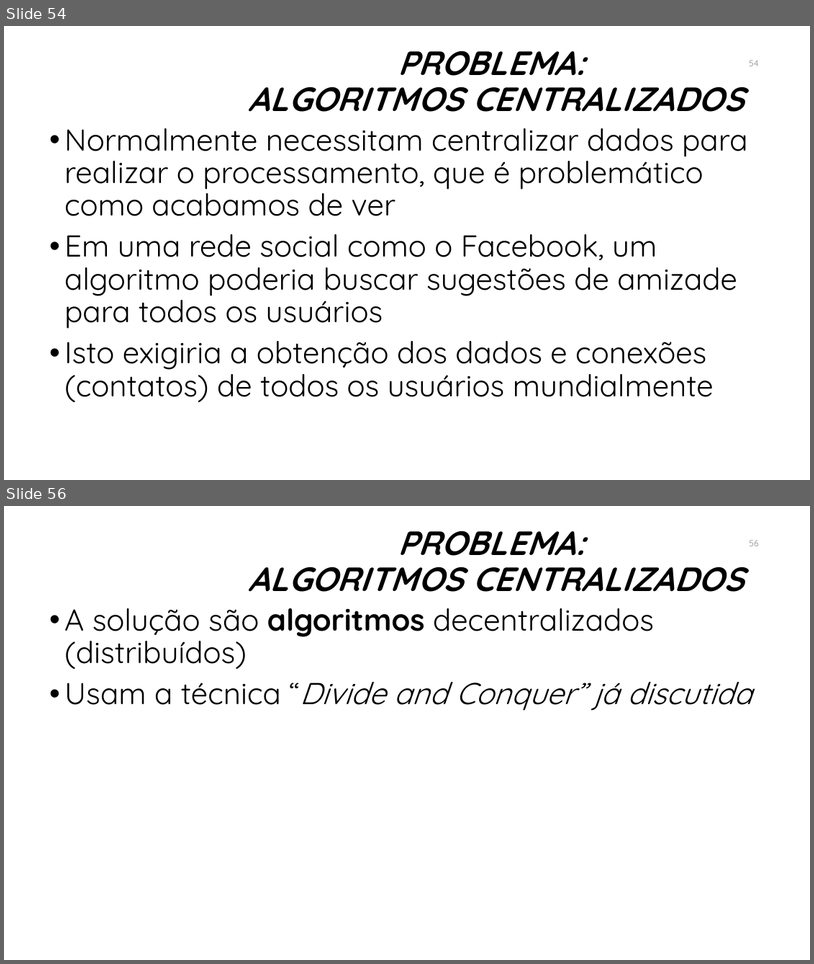
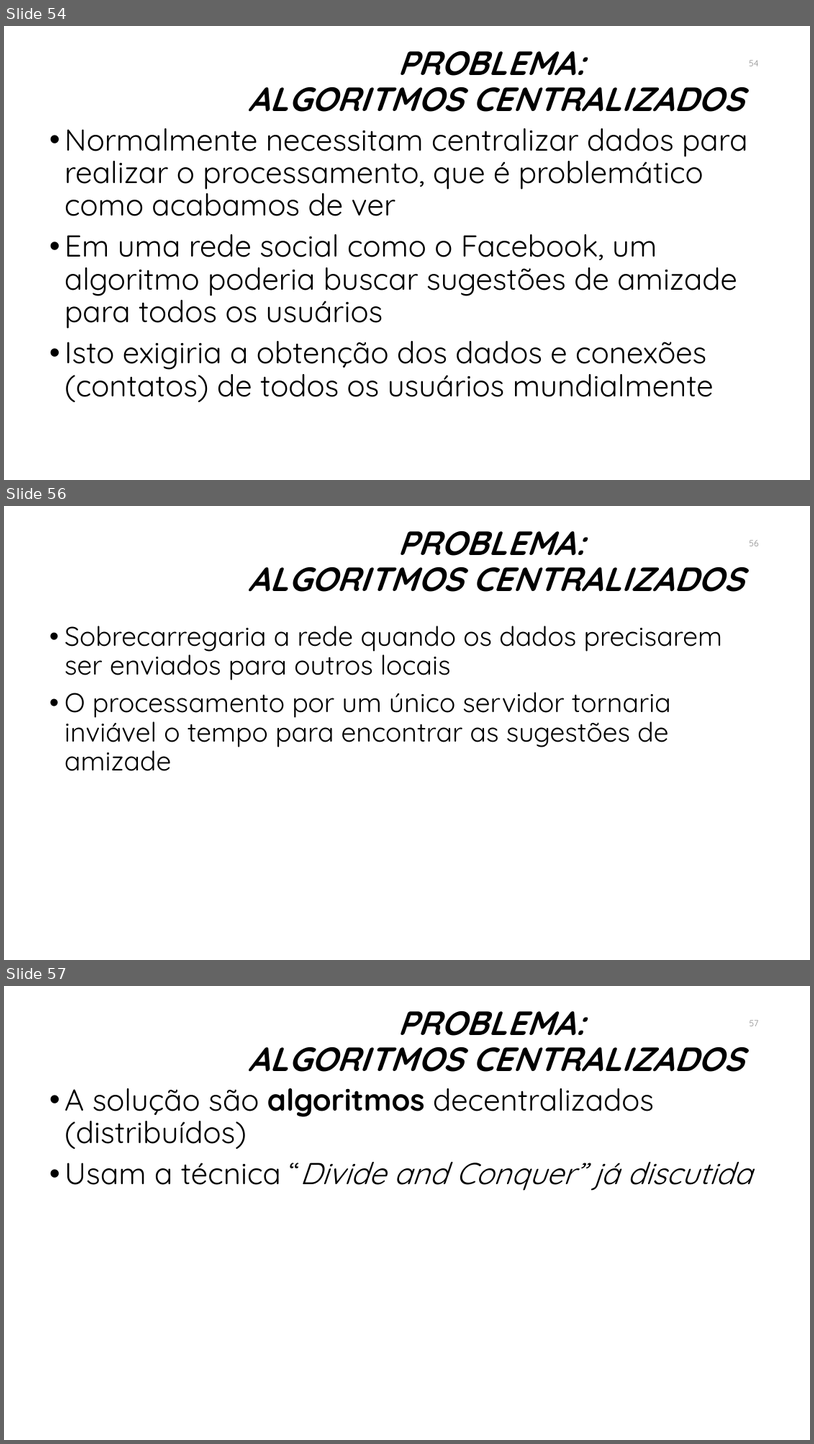
Before and after one commit to manoelcampos/sistemas-distribuidos, a slide deck: introducao-sd.pptx. Shown one above the other, each under a label of ours: slides 54 and 56 before the commit, slides 54, 56 and 57 after it; the slides between them are not shown. The pictures are 814x964 and 814x1444 pixels, drawn with LibreOffice and Linux fonts; fonts in the diff are those of the drawing; background and template pictures are left out. Boxes give left, top, right and bottom in pixels: in the first picture for what was removed or moved away, otherwise in the second. Text is boxed around its words. In the diff, an @@ line names an element or a change of style, - is before the commit and + after.

```diff
--- a/introducao-sd.pptx
+++ b/introducao-sd.pptx
@@ slide 56 added at box(4, 506, 810, 960), background #FFFFFF @@
@@ title added at box(249, 531, 744, 592), 40 pt, text #000000, bold, italic @@
+PROBLEMA:
+ALGORITMOS CENTRALIZADOS
@@ page number added at box(749, 540, 759, 546), 10.5 pt, text #8C8C8C @@
+56
@@ text added at box(64, 626, 723, 771), 32 pt, text #000000 @@
+• Sobrecarregaria a rede quando os dados precisarem ser enviados para outros locais
+• O processamento por um único servidor tornaria inviável o tempo para encontrar as sugestões de amizade
@@ what was slide 56 is now slide 57 @@
@@ page number at box(750, 1020, 759, 1026): text changed @@
-56
+57
```
Also in this commit, not shown: 9 slides changed, 4 other slides added, 1 slide removed, 3 other files.
